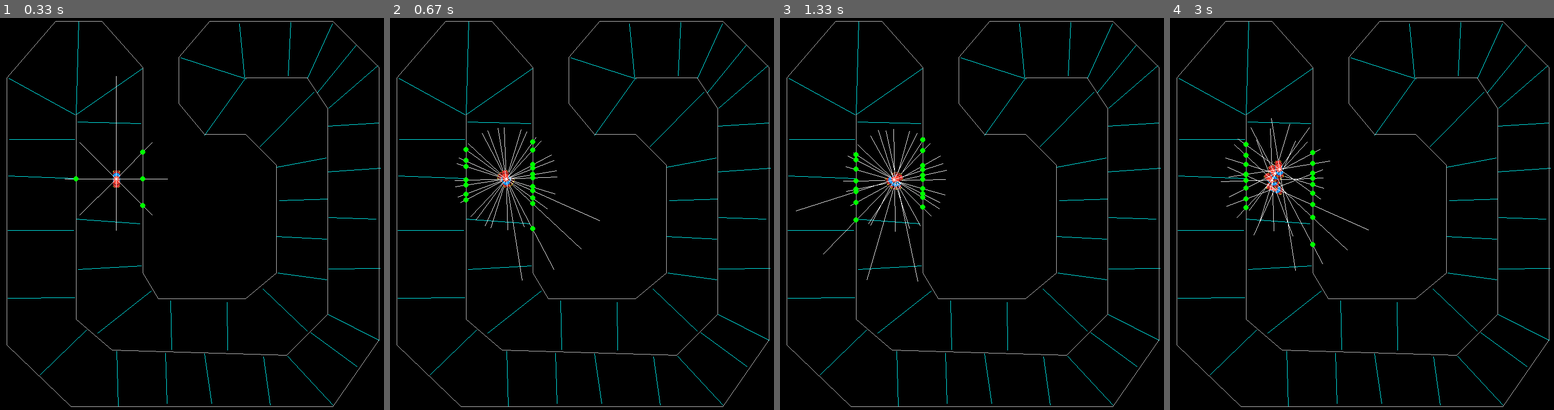
Above: before the commit, frames 1-4 (left to right).
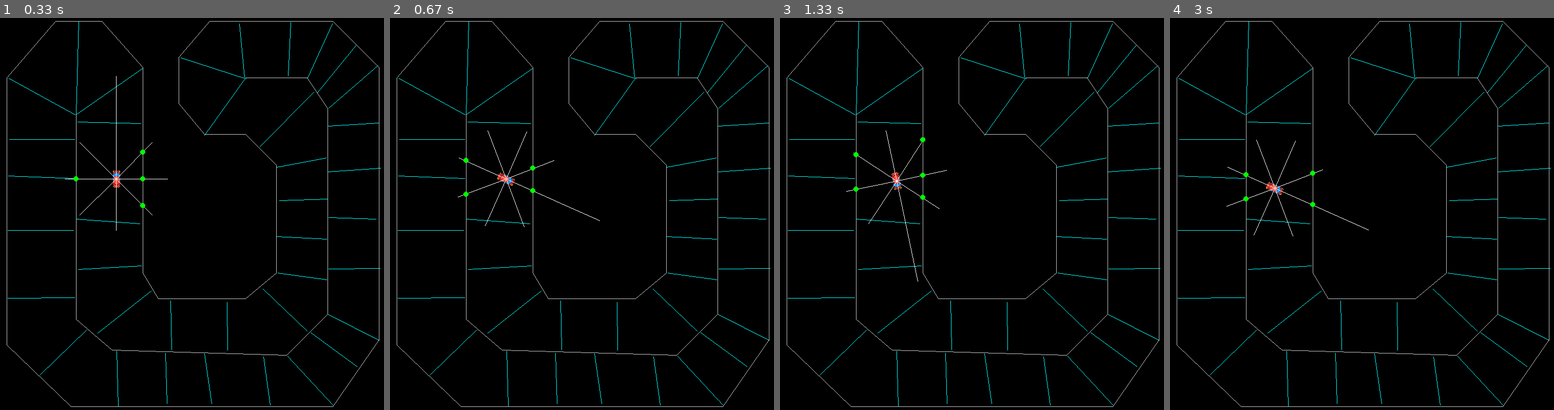
Above: after the commit, the same moments.

Repository: techwithtim/Pygame-Car-Racer
Game: pygame game, started from tutorial2-code/main.py
Same seed, same stepped clock (60 frames per second), same inputs: the game is played once before the commit and once after it.
Inputs (mouse positions are in pixels of both pictures, inside the frame that each line leads up to):
- Up to frame 1 (0.33 s): no input
- Up to frame 2 (0.67 s): hold D from 0.33 s (still down)
- Up to frame 3 (1.33 s): release D at 0.8 s; click (960, 237) at 0.88 s; hold W from 1.17 s (still down); move the mouse to (1110, 206) at 1.2 s
- Up to frame 4 (3 s): release W at 1.47 s; hold D 1.5-1.97 s; hold A 2-2.53 s; hold S 2.57-2.87 s; hold A from 2.9 s (still down)

Frame 1 is identical in both runs. In frame 2, 0.6% of the frame differs, in the area x 16-50%, y 27-67%; in frame 3, 0.6%; in frame 4, 0.7%, in the area x 13-47%, y 25-65%.

Commit message:
sensors are perfectly working
well in the last commit the sensors sensed more than one wall. now it is fixed.

Diff:
--- a/tutorial2-code/main.py
+++ b/tutorial2-code/main.py
@@ -146,8 +146,11 @@
 
     def sense(self, win):
         points = []
-        for track_line in TRACK_LINES:
-            for sensor in self.sensors:
+        for sensor in self.sensors:
+            sensed_point = None
+            shortest_point = None
+            for track_line in TRACK_LINES:
+
                 (x1, y1), (x2, y2) = track_line
                 (x3, y3), (x4, y4) = sensor
                 x1 = int(round(x1))
@@ -161,17 +164,24 @@
                 if (max(x1, x2) < min(x3, x4)) or (min(x1, x2) > max(x3, x4)) or (max(y1, y2) < min(y3, y4)) or (min(y1, y2) > max(y3, y4)):
                     pass
                 else:
+
                     if x1 == x2:
 
                         y = int(((y4-y3)/(x4-x3)) * (x1 - x3) + y3)
                         if min(y1, y2) <= y <= max(y1, y2):
                             # pygame.draw.circle(WIN, (0, 255, 0), (x1, y), 5)
-                            points.append(((0, 255, 0), (x1, y), 5))
+                            dist = math.sqrt((x1-x3)**2 + (y-y3)**2)
+                            if shortest_point is None or shortest_point > dist:
+                                shortest_point = dist
+                                sensed_point = ((0, 255, 0), (x1, y), 5)
                     elif x3 == x4:
                         y = int(((y2-y1)/(x2-x1)) * (x3 - x1) + y1)
                         if min(y3, y4) <= y <= max(y3, y4):
                             # pygame.draw.circle(WIN, ((255, 0, 0), (x3, y), 5))
-                            points.append(((255, 0, 0), (x3, y), 5))
+                            dist = math.sqrt((x3-x3)**2 + (y3-y)**2)
+                            if shortest_point is None or shortest_point > dist:
+                                shortest_point = dist
+                                sensed_point = ((255, 0, 0), (x3, y), 5)
                     else:
                         b1 = ((y2-y1)/(x2-x1))
                         b2 = ((y4-y3)/(x4-x3))
@@ -179,7 +189,11 @@
                             x = ((b2*x3 - b1*x1 + y1 - y3) / (b2 - b1))
                             y = (y1 + b1 * (x - x1))
                             if min(y3, y4) <= y <= max(y3, y4) and min(x3, x4) <= x <= max(x3, x4) and min(x1, x2) <= x <= max(x1, x2):
-                                points.append(((0, 0, 255), (x, y), 5))
+                                dist = math.sqrt((x-x3)**2 + (y3-y)**2)
+                                if shortest_point is None or shortest_point > dist:
+                                    sensed_point = ((0, 0, 255), (x, y), 5)
+            if sensed_point is not None:
+                points.append(sensed_point)
                                 # pygame.draw.circle(WIN, (0, 0, 255), (x, y), 5)
         return points
 
@@ -249,7 +263,7 @@
 
 # Creation of cars
 car_array = []
-for i in range(1, 5):
+for i in range(1, 2):
     temp = PlayerCar(i+5, i+5)
     car_array.append(temp)
 
@@ -264,7 +278,7 @@
             break
         elif event.type == pygame.MOUSEBUTTONDOWN:
             pos = pygame.mouse.get_pos()
-            pygame.draw.circle(WIN, (0,255,0) , pos, 2)
+            pygame.draw.circle(WIN, (0,255,0), pos, 2)
             print(pos)
 
     for cars in car_array:
